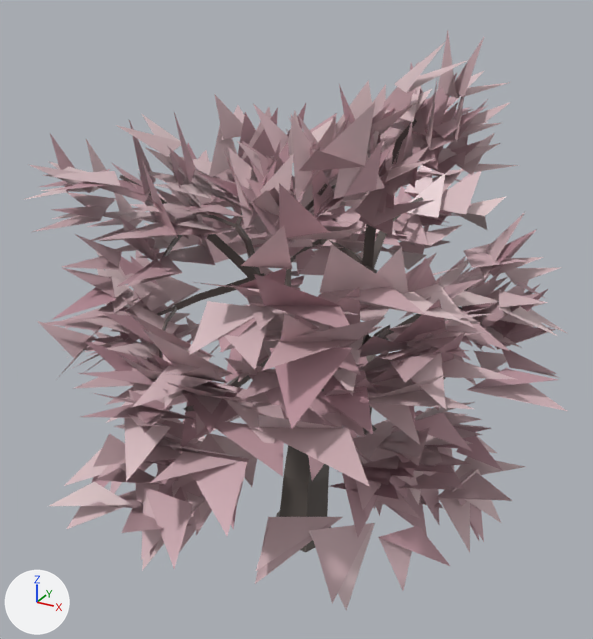
A saved change to the glTF model godot/assets/models/tree_sakura_a.glb.
Before and after are seen from a camera (50 mm lens) standing at (2.55, -4.71, 4.18) and looking at (-0.15, 0.19, 1.73). The lights are fixed; the arrows at lower left show +X, +Y and +Z. The picture after the commit comes second. Vertices at exactly the same position are counted once.

Objects in the first picture: 'tree_sakura_a'.
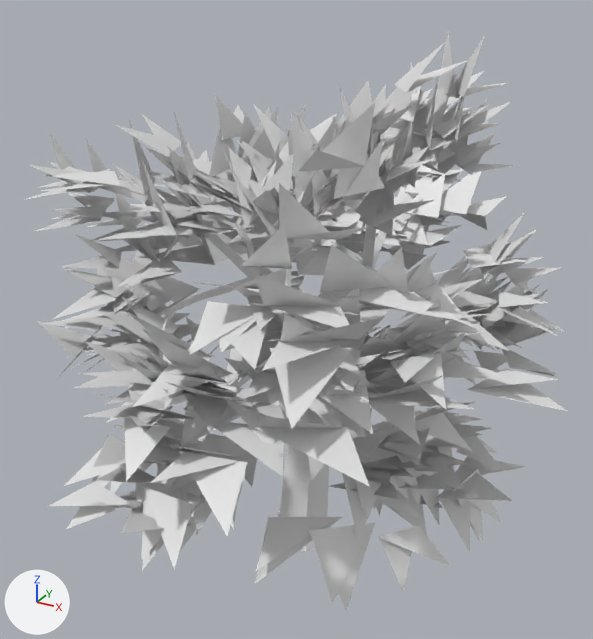
The change in detail:
me_tree_sakura_a has 3041 vertices, 1624 faces and spans x -2.09..1.93, y -2.09..2.69, z -0.02..3.77.
me_tree_sakura_a is used by ob_tree_sakura_a; location (0.0, 0.0, 0.0).
me_tree_sakura_a part 1: 648 faces centred in x -1.36..1.17, y -1.56..2.1, z 1.13..3.16 are repainted in the vertex colours; the middle colour goes from grey #7a6f6c to white #ffffff.
me_tree_sakura_a part 2: 425 faces centred in x -1.89..1.61, y -1.81..2.38, z 0.95..3.32 are repainted in the vertex colours; the middle colour goes from pink #d9afb8 to white #ffffff.
me_tree_sakura_a part 3: 415 faces centred in x -1.9..1.63, y -1.82..2.47, z 0.87..3.53 are repainted in the vertex colours; the middle colour goes from pale pink #edcdd2 to white #ffffff.
me_tree_sakura_a part 4: 136 faces centred in x -0.36..0.51, y -0.51..0.81, z 0.03..2.03 are repainted in the vertex colours; the middle colour goes from dark grey #6c625e to white #ffffff.

Location of each change, [x1, y1, x2, y2] in pixels of the pictures (593 x 639 px):
part 1 of me_tree_sakura_a, recoloured: [119, 118, 470, 435] in both
part 2 of me_tree_sakura_a, recoloured (lighter): [40, 62, 558, 569] in both
part 3 of me_tree_sakura_a, recoloured: [27, 31, 567, 610] in both
part 4 of me_tree_sakura_a, recoloured: [261, 265, 377, 552] in both
